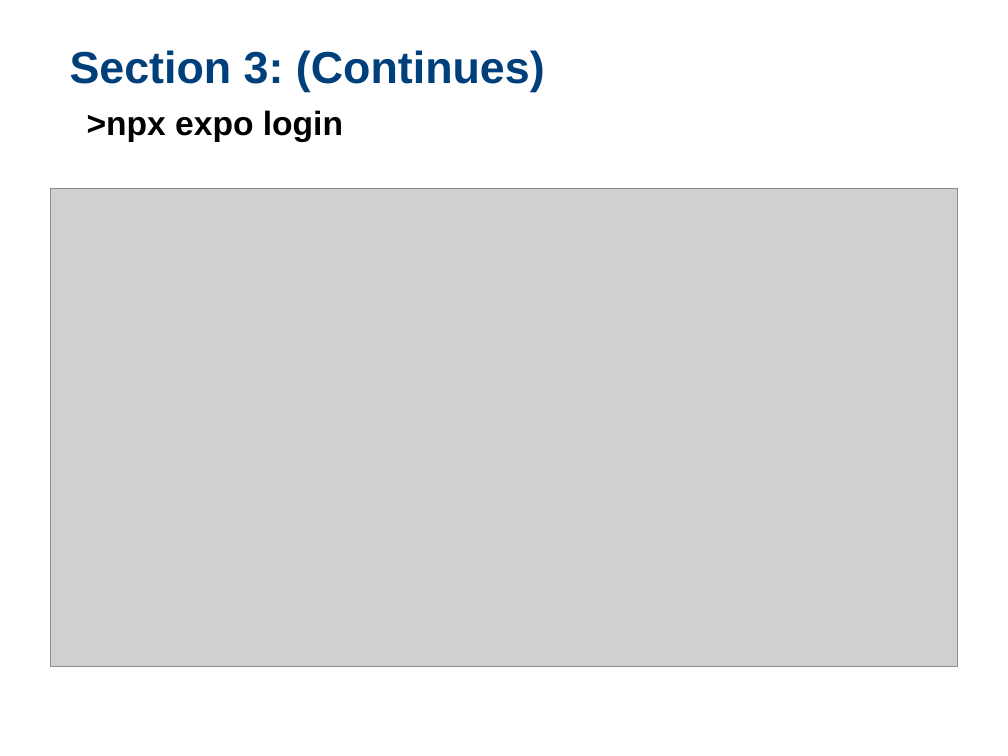
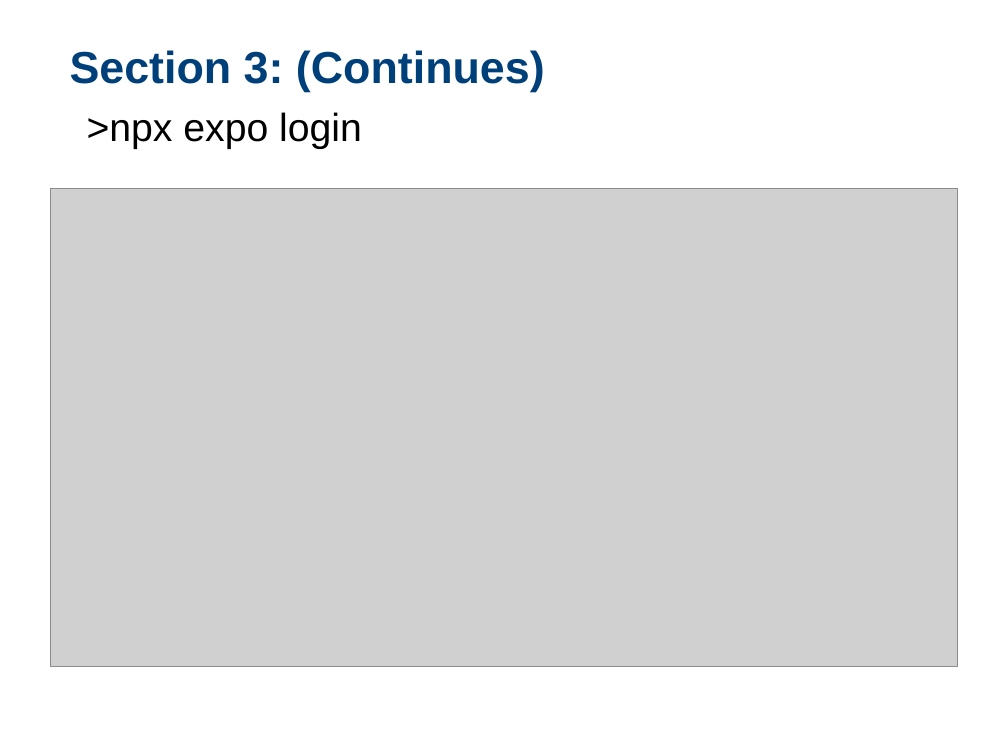
Before and after one commit to samchung0117/sigite2023-example, a slide deck: slide 19 of 02 HOS/ACM SIGITE 2023 HOS.pptx. Drawn at 1008x756 pixels with LibreOffice and Linux fonts; fonts in the diff are those of the drawing; grey boxes stand for pictures; background and template pictures are left out. Boxes give left, top, right and bottom in pixels: in the first picture for what was removed or moved away, otherwise in the second. Text is boxed around its words. In the diff, an @@ line names an element or a change of style, - is before the commit and + after.

```diff
--- a/02 HOS/ACM SIGITE 2023 HOS.pptx
+++ b/02 HOS/ACM SIGITE 2023 HOS.pptx
@@ text ">npx expo login" at <box>87,112,362,149</box>: size 24 to 28 pt, bold off @@
```
Also in this commit, not shown: 7 other slides changed.
